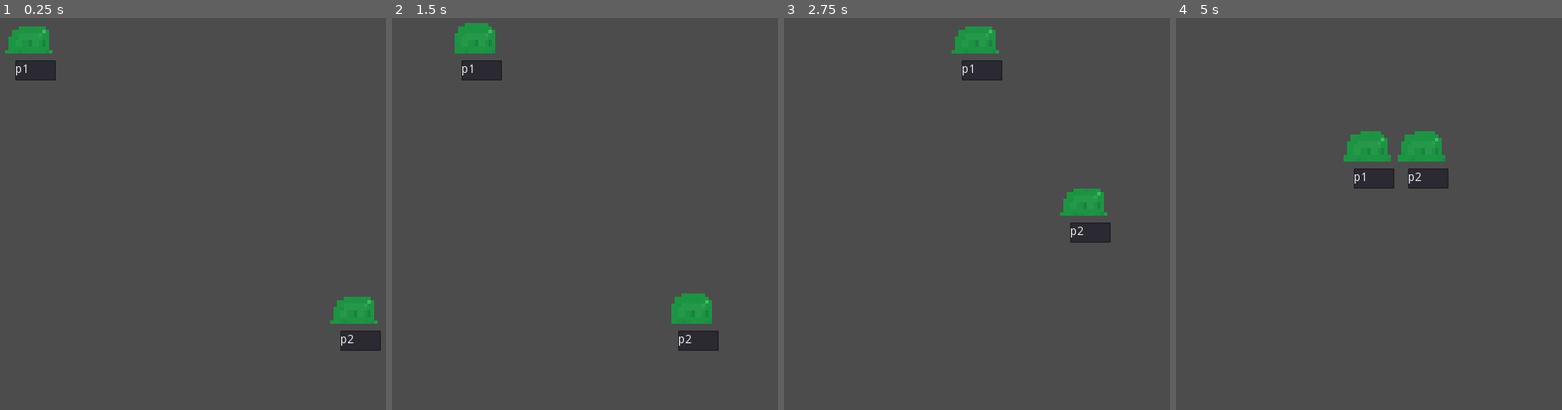
Above: before the commit, frames 1-4 (left to right).
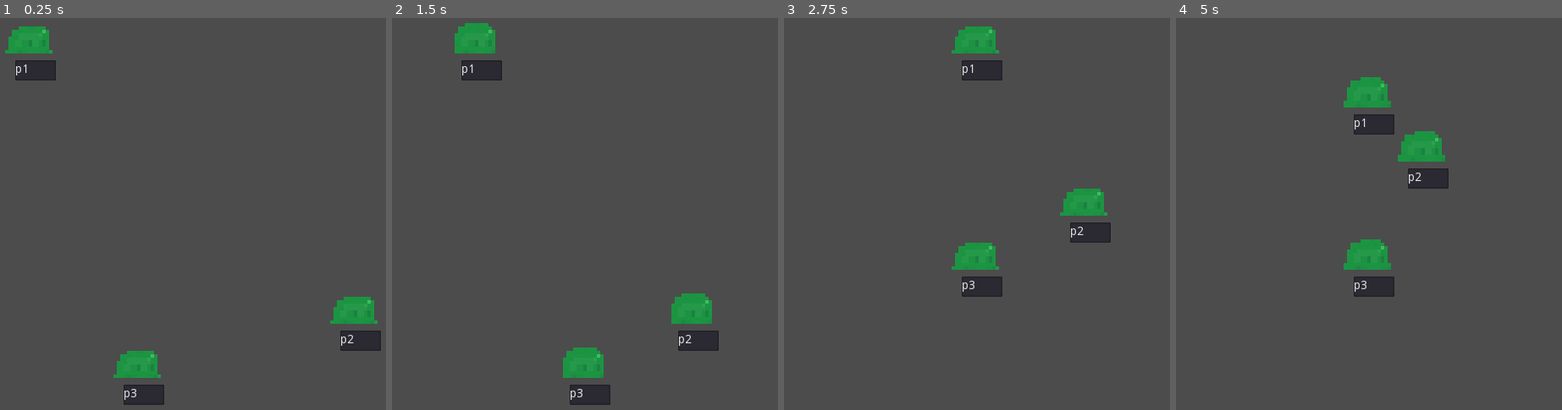
Above: after the commit, the same moments.

Repository: TuoLiYinLi/MonsterSmelter
Game: Godot game, scene res://Scene/test_2.tscn
Two runs of this game, one before a commit and one after it. Both use one fixed random seed, a clock stepped at 60 frames per second and the inputs below.
Inputs:
- Up to frame 1 (0.25 s): no input
- Up to frame 2 (1.5 s): tap Enter at 0.5 s
- Up to frame 3 (2.75 s): no input
- Up to frame 4 (5 s): tap Space at 3.5 s; tap Enter at 4.25 s

The runs differ from the first frame. In frame 1, 1.2% of the frame differs, in the area x 29-43%, y 84-99%; in frame 2, 1.3%; in frame 3, 1.2%; in frame 4, 3.9%, in the area x 43-57%, y 15-72%.

Commit message:
算法优化，网格添加

Diff:
--- a/GDScript/BattleEntity.gd
+++ b/GDScript/BattleEntity.gd
@@ -340,7 +340,8 @@
 
 
 
-#动态规划寻路算法（BFS宽度优先搜索）
+#动态规划寻路算法（BFS宽度优先搜索）Z
+#--------------------------------------------------------
 var pre_route = [] # 宽度搜索得到的节点
 var q = []  # 队列结构控制循环次数
 var xx = [0, 1, 0, -1] # 右移、下移、左移、上移
@@ -366,7 +367,7 @@
 		q.pop_at(0) # 移除队列头结点
 		for i in range(4):
 			var point = [now[0] + xx[i], now[1] + yy[i]]#当前节点
-			if point[0]<0 or point[1]<0 or point[0]>=len(map) or point[1] >= len(map[0]) or visited[point[0]][point[1]]==1 or map[point[0]][point[1]]==1:
+			if point[0]<0 or point[1]<0 or point[0]>=len(map) or point[1] >= len(map[0]) or visited[point[0]][point[1]]==1 or map[point[0]][point[1]]!=0 :
 				continue
 			father.push_back(now)
 			visited[point[0]][point[1]] = 1
@@ -397,22 +398,34 @@
 	d.clear()
 	e.clear()
 
-
-
-func move(maze):
-	var map = maze.duplicate(true)
+#---------------------------------------------------------------------------
+
+func move(grid_map):
+
 	if(is_moving or moving_cd>0):
 		print("%s的移动能力还在冷却"%[self.description])
 		return
 	else:
-		print(position)
+		#动态生成地图	，可能是函数传参的限制，只能在这里生成地图Z
+		var map:Array
+		for i in range(len(grid_map[0])):
+			map.append([])
+			for j in len(grid_map):
+				map[i].append(int(grid_map[i][j].grid_building))
+				if(int(grid_map[i][j].grid_role)!=0):
+					map[i][j]+=2
+
+
 		#进入寻路算法有路输出true Z
 		if bfs(map, position, target_position):
+			#获取最短路径 Z
 			route = get_route(father, pre_route)
+			#下面两行修改grid_map中的角色 Z
+			grid_map[int(position.y/64)][int(position.x/64)].change_role(0)
 			next_position.x = route[1][1]*64 + 32
 			next_position.y = route[1][0]*64 + 32
-			print(route)
-			clear(route, visited, father, pre_route, q)#清空所有数组内的数据Z
+			grid_map[int(next_position.y/64)][int(next_position.x/64)].change_role(self.description)
+		clear(route, visited, father, pre_route, q)#清空所有数组内的数据，优化内存Z
 		moving_cd += 1
 
 		#match(direction):ne
--- a/GDScript/test_2.gd
+++ b/GDScript/test_2.gd
@@ -7,6 +7,7 @@
 class_name Map
 
 #地图抽象化Z
+#1为障碍物2为怪物
 var maze = [[1, 1, 1, 1, 1, 1, 1, 1, 1, 1],
 	   [1, 0, 0, 0, 0, 1, 0, 0, 0, 1],
 	   [1, 0, 0, 0, 0, 1, 0, 0, 0, 1],
@@ -18,19 +19,78 @@
 	   [1, 0, 0, 0, 0, 1, 0, 1, 1, 1],
 	   [1, 1, 1, 1, 1, 1, 1, 1, 1, 1]]
 
-func t0():
-	var grid_map:Array = []
+#地图中人物抽象化2为有人 Z
+var maze_role = [[0, 0, 0, 0, 0, 0, 0, 0, 0, 0],
+				[0, 0, 0, 0, 0, 0, 0, 0, 0, 0],
+				[0, 0, 0, 0, 0, 0, 0, 0, 0, 0],
+				[0, 0, 0, 0, 0, 0, 0, 0, 0, 0],
+				[0, 0, 0, 0, 0, 0, 0, 0, 0, 0],
+				[0, 0, 0, 0, 0, 0, 0, 0, 0, 0],
+				[0, 0, 0, 0, 0, 0, 0, 0, 0, 0],
+				[0, 0, 0, 0, 0, 0, 0, 0, 0, 0],
+				[0, 0, 0, 0, 0, 0, 0, 0, 0, 0],
+				[0, 0, 0, 0, 0, 0, 0, 0, 0, 0]]
+
+#地图地板抽象化Z
+var maze_floor = [[1, 1, 1, 1, 1, 1, 1, 1, 1, 1],
+				[1, 1, 1, 1, 1, 1, 1, 1, 1, 1],
+				[1, 1, 1, 1, 1, 1, 1, 1, 1, 1],
+				[1, 1, 1, 1, 1, 1, 1, 1, 1, 1],
+				[1, 1, 1, 1, 1, 1, 1, 1, 1, 1],
+				[1, 1, 1, 1, 1, 1, 1, 1, 1, 1],
+				[1, 1, 1, 1, 1, 1, 1, 1, 1, 1],
+				[1, 1, 1, 1, 1, 1, 1, 1, 1, 1],
+				[1, 1, 1, 1, 1, 1, 1, 1, 1, 1],
+				[1, 1, 1, 1, 1, 1, 1, 1, 1, 1]]
+
+#创建格子类数组Z
+var grid_map:Array = []
+
+class Grid:
+	var grid_position:Vector2
+	var grid_role
+	var grid_building
+	var grid_floor
+
+	func _init(grid_position, grid_role, grid_building, grid_floor):
+		self.grid_position = grid_position
+		self.grid_role = grid_role
+		self.grid_building = grid_building
+		self.grid_floor = grid_floor
+
+	#修改数值函数
+	func change_position(x):
+		self.grid_position = x
+
+	func change_role(x):
+		self.grid_role = x
+
+	func change_building(x):
+		self.grid_building = x
+
+	func change_floor(x):
+		self.grid_floor = x
+
+	func pr():
+		print(self.grid_position,' ',self.grid_role, ' ', self.grid_building, ' ',self.grid_floor )
+
+
+	#测试用----------------------------------------------
+
+	#---------------------------------------------------
+
+
+#创建grid_map
+func creat_grid():
 	for x in range(10):
 		var inner_list:Array = []
 		grid_map.append(inner_list)
 		for y in range(10):
-			inner_list.append(1)
-			print("%s %s"%[x,y])
-
-	print(grid_map)
+			inner_list.append(Grid.new(Vector2(x*64+32,y*64+32),maze_role[x][y],maze[x][y],maze_floor[x][y]))
 
 
 func _ready():
+	creat_grid()
 	var m1:BattleEntity = G.battle_entity.instance()
 	m1.description = "p1"
 	self.add_child(m1)
@@ -39,21 +99,35 @@
 	m2.description = "p2"
 	self.add_child(m2)
 
+	var m3:BattleEntity = G.battle_entity.instance()
+	m3.description = "p3"
+	self.add_child(m3)
 
 	m1.position = Vector2(96,160)
 	m1.next_position = Vector2(96,160)
 	m1.last_position = Vector2(96,160)
-	m1.target_position = Vector2(480,480)
+	m1.target_position = Vector2(480,416)
+	#因为坐标系的xy与数组xy是相反的所以要反着输入Z
+	grid_map[int(160/64)][int(96/64)].change_role(m1.description)
+
 
 	m2.position = Vector2(480,480)
 	m2.next_position = Vector2(480,480)
 	m2.last_position = Vector2(480,480)
-	m2.target_position = Vector2(96,160)
+	m2.target_position = Vector2(96,224)
+	grid_map[int(480/64)][int(480/64)].change_role(m2.description)
 
-	var map=maze
+
+	m3.position = Vector2(224,544)
+	m3.next_position = Vector2(224,544)
+	m3.last_position = Vector2(224,544)
+	m3.target_position = Vector2(544,288)
+	grid_map[int(544/64)][int(224/64)].change_role(m2.description)
+
 
 	while(true):
 		yield(get_tree().create_timer(0.5),"timeout")
-		m1.move(map)
-		m2.move(map)
-		#m3.move(map)
+
+		m1.move(grid_map)
+		m2.move(grid_map)
+		m3.move(grid_map)
